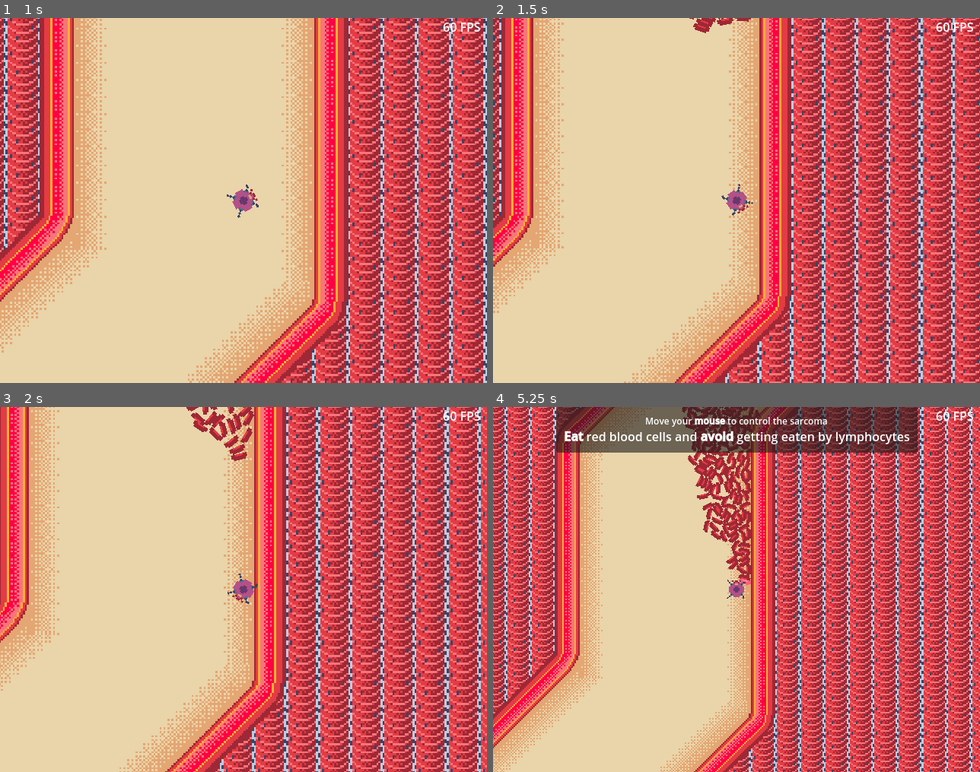
Above: before the commit, frames 1-4 (two rows, left to right).
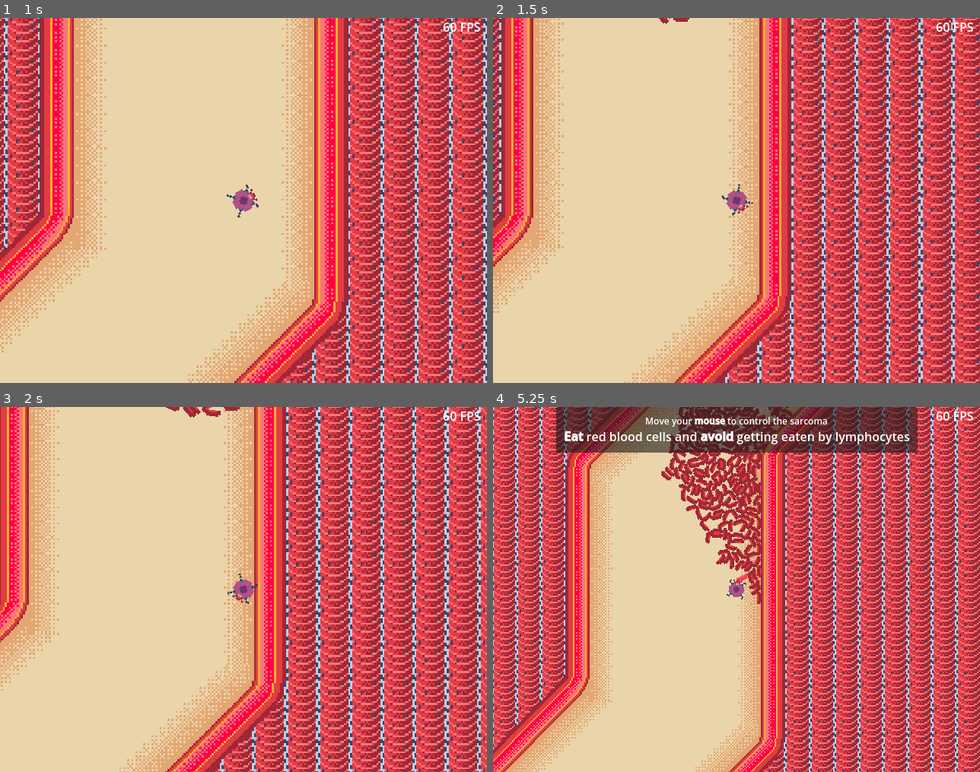
Above: after the commit, the same moments.

Repository: BertrandBordage/Bloody-Sarcoma
Game: Godot game, scene res://level_0.tscn
Same seed, same stepped clock (60 frames per second), same inputs: the game is played once before the commit and once after it.
Inputs (mouse positions are in pixels of both pictures, inside the frame that each line leads up to):
- Up to frame 1 (1 s): move the mouse to (350, 182) at 0.52 s; click (350, 182) at 0.67 s
- Up to frame 2 (1.5 s): drag from (639, 218) to (751, 204) at 1.27 s
- Up to frame 3 (2 s): no input
- Up to frame 4 (5.25 s): move the mouse to (785, 509) at 2.02 s; click (785, 509) at 2.17 s; drag from (712, 662) to (590, 534) at 2.77 s; move the mouse to (882, 644) at 3.52 s; click (882, 644) at 3.67 s; drag from (590, 534) to (663, 498) at 4.27 s; move the mouse to (760, 589) at 5.02 s; click (760, 589) at 5.17 s

Frame 1 is identical in both runs. In frame 2, 0.3% of the frame differs, in the area x 34-53%, y 0-5%; in frame 3, 0.8%; in frame 4, 66%, in the area x 0-100%, y 0-100%.

Commit message:
Improves the respawning.

Diff:
--- a/autoload/SpawnedFlow.gd
+++ b/autoload/SpawnedFlow.gd
@@ -3,12 +3,12 @@
 
 const MAX_SPAWNED = 500
 const PATH_SEARCH_OFFSET_INTERVAL: float = 10.0
-const VELOCITY_MULTIPLIER = 100.0
+const VELOCITY_MULTIPLIER = 10.0
 var spawn_container: Node2D
 var spawned_bodies: Array[RigidBody2D] = []
 var flow_paths: Array[FlowPath] = []
 var visible_paths: Array = []
-var flow_velocity: Vector2 = Vector2.ZERO
+var player_speed: float = 0.0
 var spawn_exclusion_global_position: Vector2
 var spawn_exclusion_polygon: PackedVector2Array
 var lymphocyte_scene: PackedScene = load("res://lymphocyte.tscn")
@@ -74,17 +74,20 @@
         ).size() > 0
 
 
+
 func find_closest_point_outside_spawn_exclusion(curve: Curve2D, from_position: Vector2, offset: float):
     var is_start: bool = true
-    var point: Vector2
+    var point_with_rotation: Transform2D
     while offset > 0:
-        point = from_position + curve.sample_baked(offset)
-        if not Geometry2D.is_point_in_polygon(point, spawn_exclusion_polygon):
+        point_with_rotation = curve.sample_baked_with_rotation(offset).translated(from_position)
+        if not Geometry2D.is_point_in_polygon(
+            point_with_rotation.origin, spawn_exclusion_polygon,
+        ):
             if is_start:
                 # The path is not even in view.
                 # Do not use it as a candidate for spawning.
                 return "outside"
-            return point
+            return point_with_rotation
         offset -= PATH_SEARCH_OFFSET_INTERVAL
         is_start = false
     return null
@@ -98,29 +101,31 @@
     paths.shuffle()
     for path in paths:
         var curve = path.curve
-        var point = find_closest_point_outside_spawn_exclusion(
+        var point_with_rotation = find_closest_point_outside_spawn_exclusion(
             curve,
             path.global_position,
             curve.get_closest_offset(spawn_exclusion_global_position),
         )
-        if point is String and point == "outside":
+        if point_with_rotation is String and point_with_rotation == "outside":
             # The path is not even in view, skip to the next path.
             continue
-        if point == null:
+        if point_with_rotation == null:
             # Start from the end, in case the curve was looping.
-            point = find_closest_point_outside_spawn_exclusion(
+            point_with_rotation = find_closest_point_outside_spawn_exclusion(
                 curve,
                 path.global_position,
                 curve.get_baked_length(),  # End offset.
             )
-        return point
+        return point_with_rotation
 
 
 func spawn_random(paths: Array, body_to_respawn = null):
-    var spawn_position = get_spawn_position(paths)
-    if spawn_position == null or (
-        spawn_position is String and spawn_position == "outside"
-    ):
+    if spawned_this_frame:
+        if body_to_respawn != null:
+            body_to_respawn.queue_free()
+        return
+    var spawn = get_spawn_position(paths)
+    if spawn == null or (spawn is String and spawn == "outside"):
         return
 
     var scene_name: String = Math.choice(spawnable_scene_names, spawnable_probabilities)
@@ -129,7 +134,7 @@
         if body_to_respawn != null:
             body_to_respawn.queue_free()
 
-        if spawned_this_frame or spawned_bodies.size() >= MAX_SPAWNED:
+        if spawned_bodies.size() >= MAX_SPAWNED:
             return
         var scene: PackedScene
         match scene_name:
@@ -138,15 +143,16 @@
             "RedBloodCell":
                 scene = red_blood_cell_scene
         spawned = scene.instantiate()
-        spawn_container.add_child(spawned)
+        spawn_container.add_child.call_deferred(spawned)
+        # We don’t use global_position due to this bug: https://github.com/godotengine/godot/issues/74323
+        spawned.set_deferred("global_transform", Transform2D(randf_range(-PI, PI), spawn.origin))
     else:
         spawned = body_to_respawn
+        # We don’t use global_position due to this bug: https://github.com/godotengine/godot/issues/74323
+        spawned.global_transform.origin = spawn.origin
+        spawned.rotation = randf_range(-PI, PI)
 
-    # We don’t use global_position due to this bug: https://github.com/godotengine/godot/issues/74323
-    spawned.global_transform.origin = spawn_position
-    spawned.rotation = randf_range(-PI, PI)
-    # FIXME: `flow_velocity` should be the path direction * player_velocity.length().
-    spawned.linear_velocity = flow_velocity * VELOCITY_MULTIPLIER
+    spawned.linear_velocity = Vector2.UP.rotated(spawn.get_rotation()) * player_speed * VELOCITY_MULTIPLIER
     spawned.angular_velocity = 0.0
     spawned_this_frame = true
 
--- a/cancer_cell_cluster.gd
+++ b/cancer_cell_cluster.gd
@@ -34,7 +34,7 @@
 func _physics_process(_delta):
     var average_position = get_cells_average_position()
     var new_smoothed_position = get_exponential_moving_average_position(average_position)
-    SpawnedFlow.flow_velocity = new_smoothed_position - smoothed_position
+    SpawnedFlow.player_speed = (new_smoothed_position - smoothed_position).length()
     smoothed_position = new_smoothed_position
     for cell in get_children():
         var cohesion_vector = (
